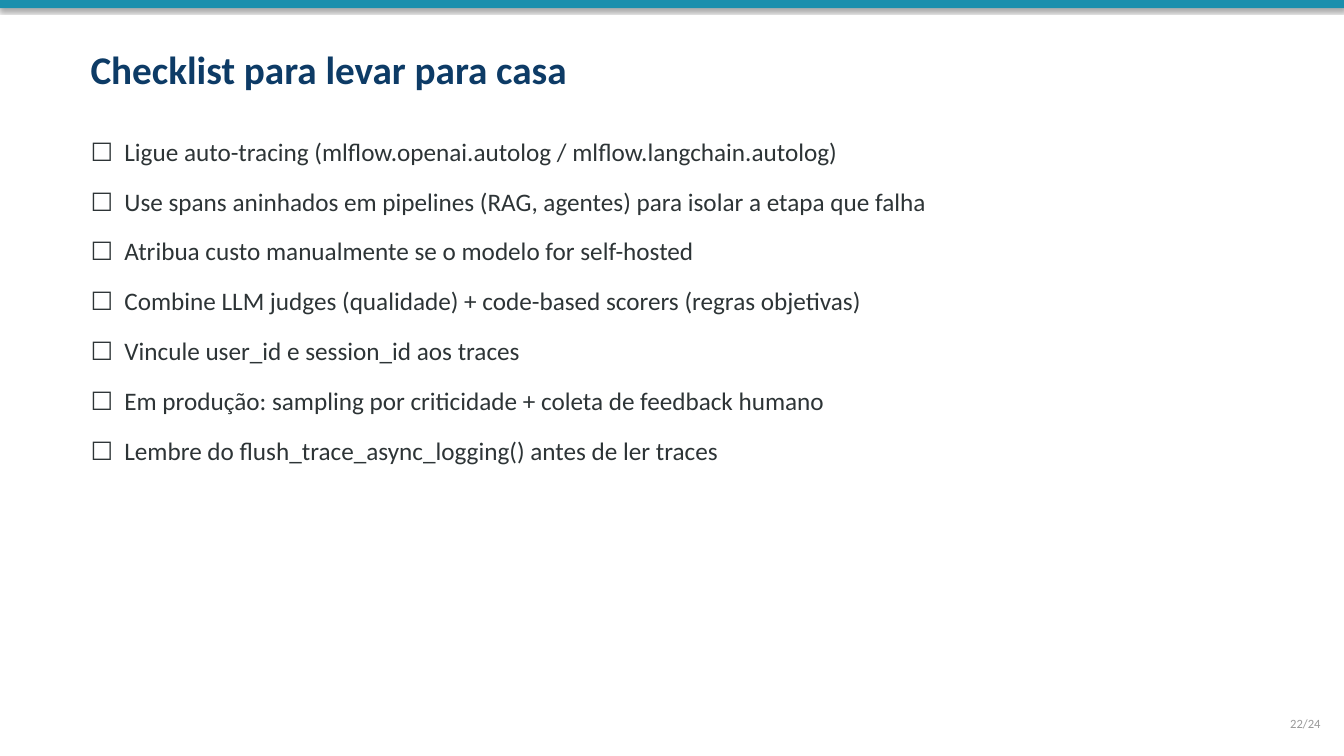
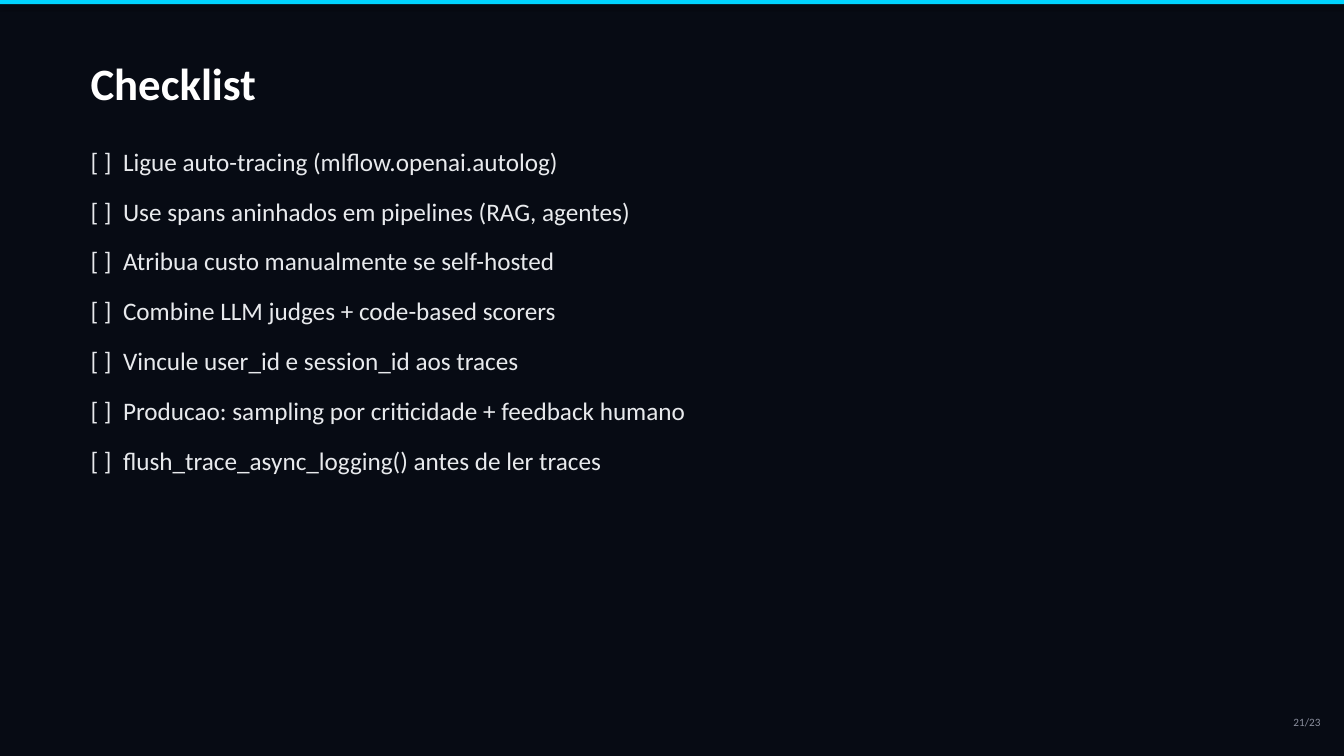
Before and after one commit to marcos2872/ia-observability, a slide deck: slide 21 of docs/workshop-observabilidade-ia.pptx (slide 22 before the commit). Drawn at 1344x756 pixels with LibreOffice and Linux fonts; fonts in the diff are those of the drawing. Boxes give left, top, right and bottom in pixels: in the first picture for what was removed or moved away, otherwise in the second. Text is boxed around its words. In the diff, an @@ line names an element or a change of style, - is before the commit and + after.

Commit message:
feat: redesign PPTX with futuristic dark theme and cover image
- Full-bleed cover image (Gemini_Generated_Image) with dark overlay
- Neon cyber palette: cyan, purple, mint, pink on deep navy bg
- Dark cards with left accent bars (glassmorphism-inspired)
- Section slides with large numbers and decorative lines
- 23 slides total (roteiro slide removed)
- All content slides: dark background, code blocks in monospace,
  tables with alternating dark rows, numbered steps
- Script refactored with helpers: _card, _section_number, _alpha (XML transparency)

```diff
--- a/docs/workshop-observabilidade-ia.pptx
+++ b/docs/workshop-observabilidade-ia.pptx
@@ background #FFFFFF to #070B14 @@
@@ rectangle: place and size @@
-rectangle at bbox=[0, 0, 1344, 8]
+rectangle at bbox=[0, 0, 1344, 4]
@@ rectangle at bbox=[0, 0, 1344, 4]: fill #1A8FAD to #00D4FF @@
@@ text at bbox=[91, 68, 256, 101]: text changed; size 28 to 32 pt; text colour #0D3B66 to #FFFFFF @@
-Checklist para levar para casa
+Checklist
@@ text at bbox=[123, 153, 685, 475]: text changed; text colour #2D3436 to #E8EAED @@
-☐ Ligue auto-tracing (mlflow.openai.autolog / mlflow.langchain.autolog)
-☐ Use spans aninhados em pipelines (RAG, agentes) para isolar a etapa que falha
-☐ Atribua custo manualmente se o modelo for self-hosted
-☐ Combine LLM judges (qualidade) + code-based scorers (regras objetivas)
-☐ Vincule user_id e session_id aos traces
-☐ Em produção: sampling por criticidade + coleta de feedback humano
-☐ Lembre do flush_trace_async_logging() antes de ler traces
+[ ] Ligue auto-tracing (mlflow.openai.autolog)
+[ ] Use spans aninhados em pipelines (RAG, agentes)
+[ ] Atribua custo manualmente se self-hosted
+[ ] Combine LLM judges + code-based scorers
+[ ] Vincule user_id e session_id aos traces
+[ ] Producao: sampling por criticidade + feedback humano
+[ ] flush_trace_async_logging() antes de ler traces
@@ text at bbox=[1293, 718, 1320, 726]: text changed; size 9 to 8 pt; text colour #999999 to #8B8F9E @@
-22/24
+21/23
```
Also in this commit, not shown: 20 other slides changed, 2 slides added, 3 slides removed, 1 other file.
